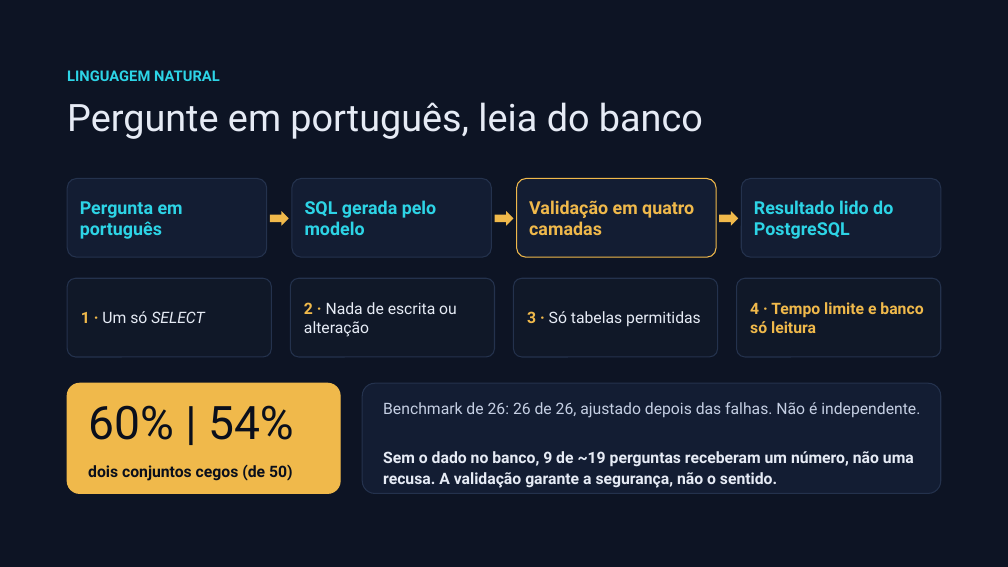
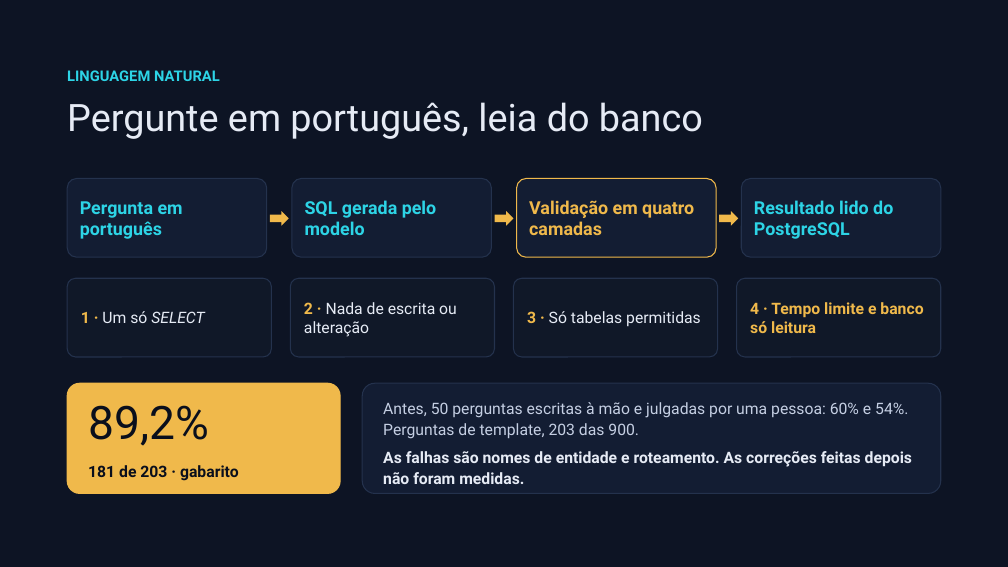
Before and after one commit to tamiosso125/lol-analytics, a slide deck: slide 14 of docs/bellestraiko_defesa_v4.pptx. Drawn at 1008x567 pixels with LibreOffice and Linux fonts; fonts in the diff are those of the drawing. Boxes give left, top, right and bottom in pixels: in the first picture for what was removed or moved away, otherwise in the second. Text is boxed around its words. In the diff, an @@ line names an element or a change of style, - is before the commit and + after.

```diff
--- a/docs/bellestraiko_defesa_v4.pptx
+++ b/docs/bellestraiko_defesa_v4.pptx
@@ text at (88,405,209,446): text changed @@
-60% | 54%
+89,2%
@@ text at (383,402,908,439): text changed @@
-Benchmark de 26: 26 de 26, ajustado depois das falhas. Não é independente.
+Antes, 50 perguntas escritas à mão e julgadas por uma pessoa: 60% e 54%. Perguntas de template, 203 das 900.
@@ text at (88,465,239,481): text changed @@
-dois conjuntos cegos (de 50)
+181 de 203 · gabarito
@@ text at (383,451,912,484): text changed @@
-Sem o dado no banco, 9 de ~19 perguntas receberam um número, não uma recusa. A validação garante a segurança, não o sentido.
+As falhas são nomes de entidade e roteamento. As correções feitas depois não foram medidas.
```
Also in this commit, not shown: 9 other files.
